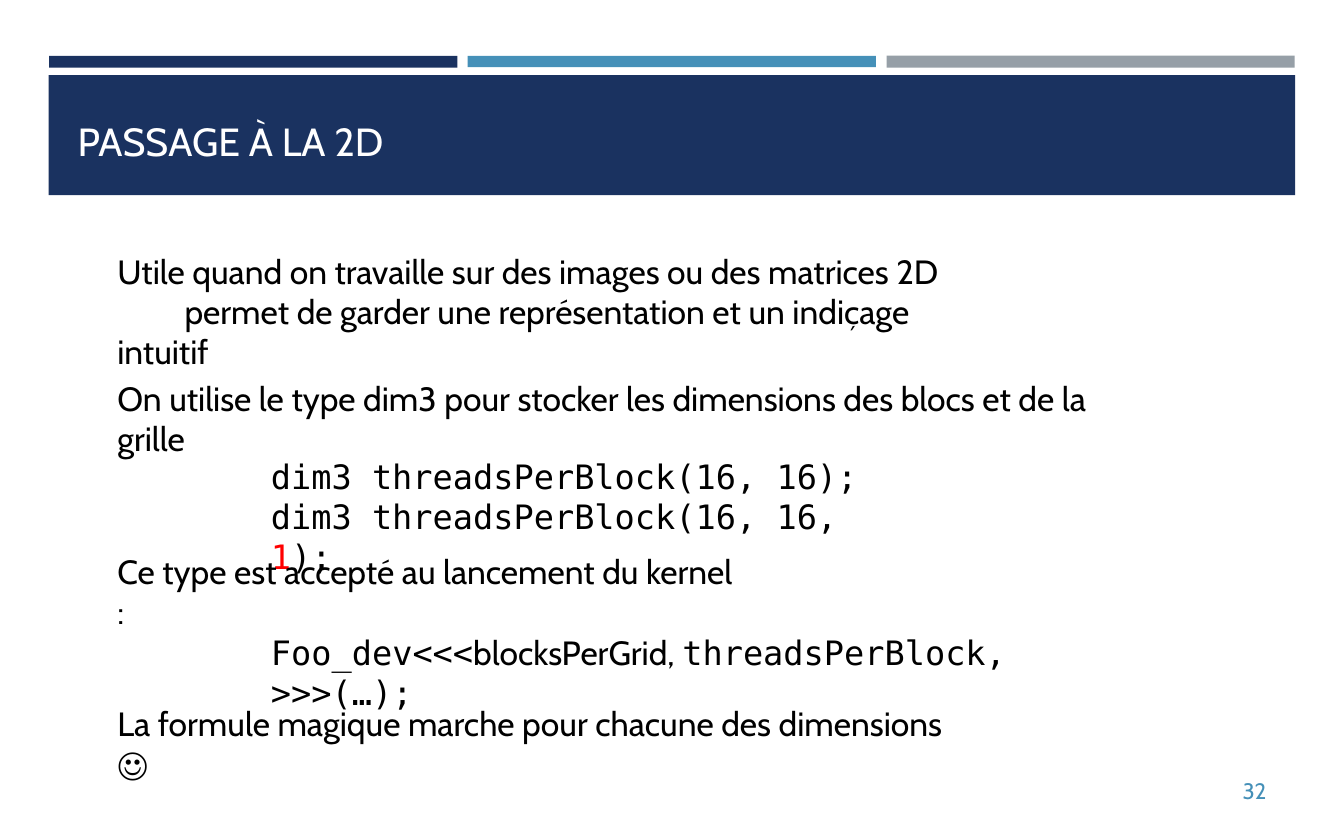
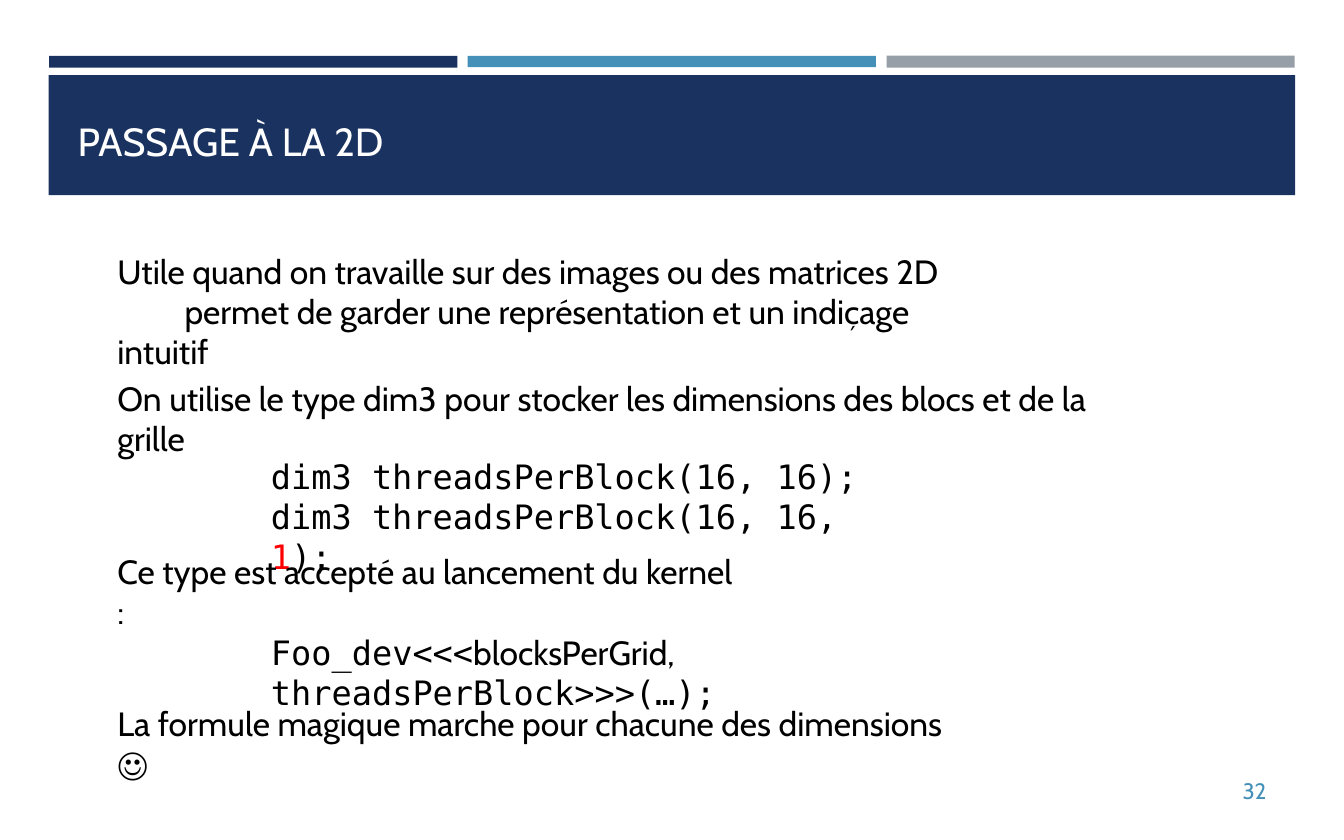
Before and after one commit to franckginguene/hpc_formation_scalian, a slide deck: slide 32 of Diapos/HPC_CUDA.pptx. Drawn at 1344x840 pixels with LibreOffice and Linux fonts; fonts in the diff are those of the drawing. Boxes give left, top, right and bottom in pixels: in the first picture for what was removed or moved away, otherwise in the second. Text is boxed around its words. In the diff, an @@ line names an element or a change of style, - is before the commit and + after.

```diff
--- a/Diapos/HPC_CUDA.pptx
+++ b/Diapos/HPC_CUDA.pptx
@@ text at [271,639,716,713]: text changed @@
-Foo_dev<<<blocksPerGrid, threadsPerBlock, >>>(…);
+Foo_dev<<<blocksPerGrid, threadsPerBlock>>>(…);
```
Also in this commit, not shown: 3 other slides changed.
